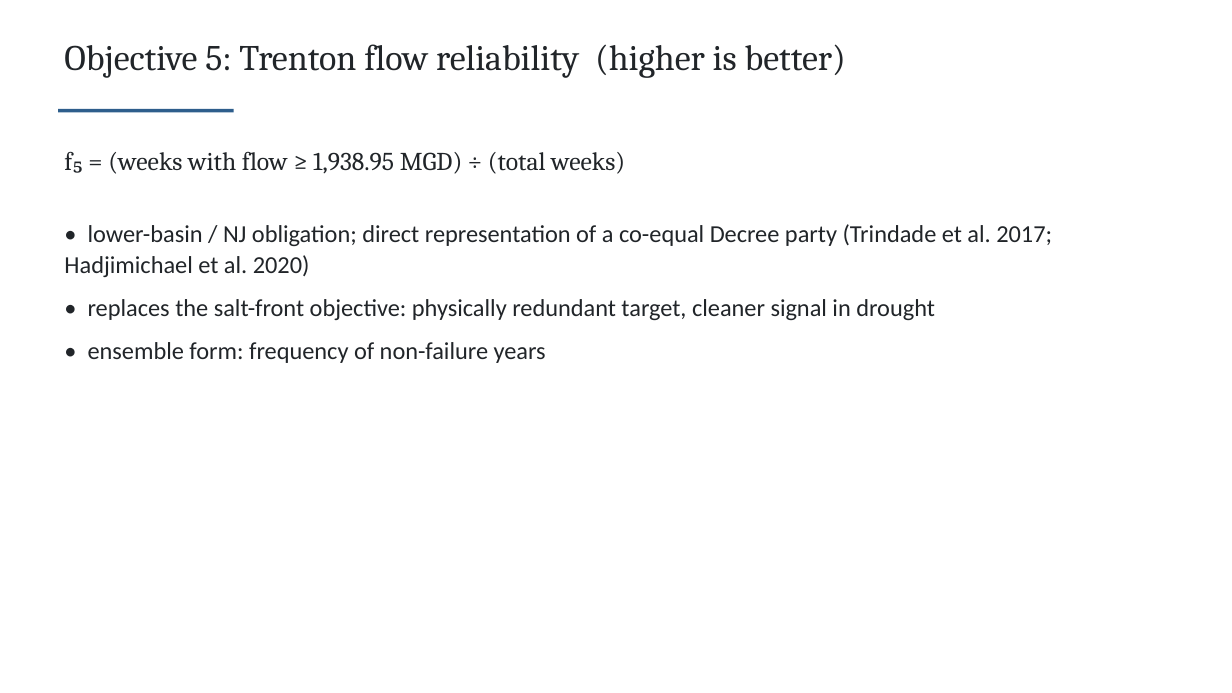
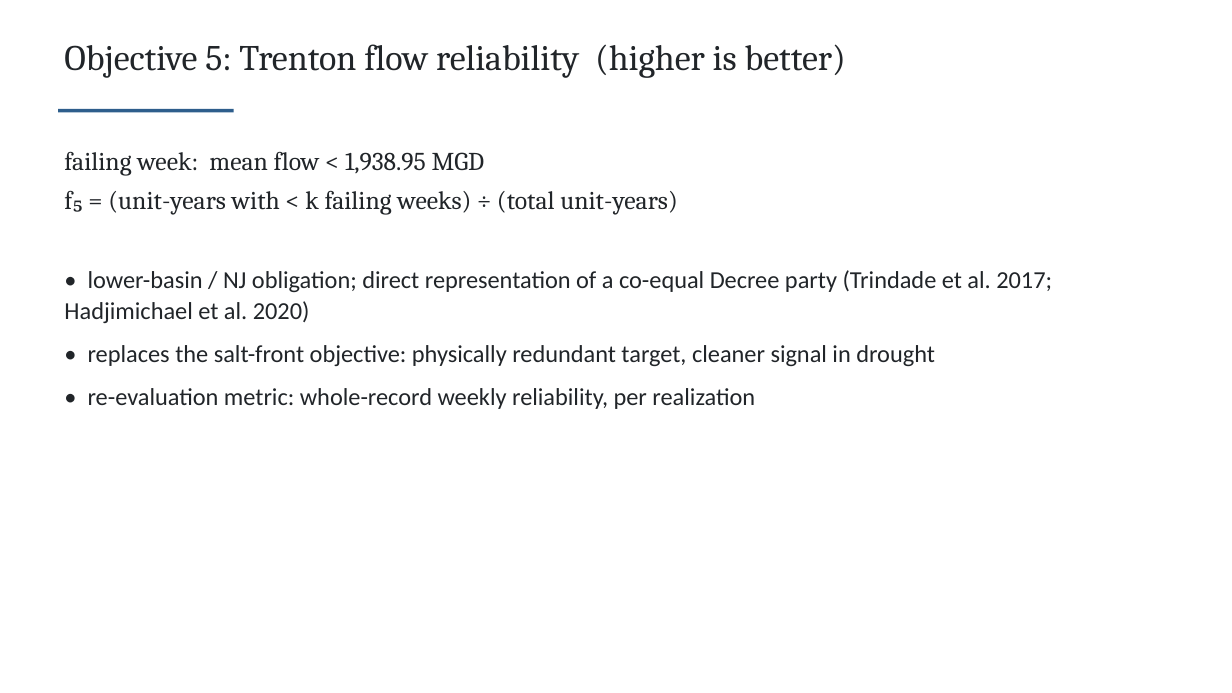
Before and after one commit to TrevorJA/NYCOptimization, a slide deck: slide 35 of docs/NYCOptimization_project_proposal_and_motivation_CLAUDE.pptx. Drawn at 1232x693 pixels with LibreOffice and Linux fonts; fonts in the diff are those of the drawing. Boxes give left, top, right and bottom in pixels: in the first picture for what was removed or moved away, otherwise in the second. Text is boxed around its words. In the diff, an @@ line names an element or a change of style, - is before the commit and + after.

```diff
--- a/docs/NYCOptimization_project_proposal_and_motivation_CLAUDE.pptx
+++ b/docs/NYCOptimization_project_proposal_and_motivation_CLAUDE.pptx
@@ text at (64,151,678,215): text changed @@
-f₅ = (weeks with flow ≥ 1,938.95 MGD) ÷ (total weeks)
+failing week: mean flow < 1,938.95 MGD
+f₅ = (unit-years with < k failing weeks) ÷ (total unit-years)
@@ text "• lower-basin / NJ obligation; ...": place and size @@
-text "• lower-basin / NJ obligation; ..." at (64,224,1052,363)
+text "• lower-basin / NJ obligation; ..." at (64,270,1052,409)
@@ text at (88,388,755,409): text changed @@
-• ensemble form: frequency of non-failure years
+• re-evaluation metric: whole-record weekly reliability, per realization
```
Also in this commit, not shown: 7 other slides changed, 31 other files.
